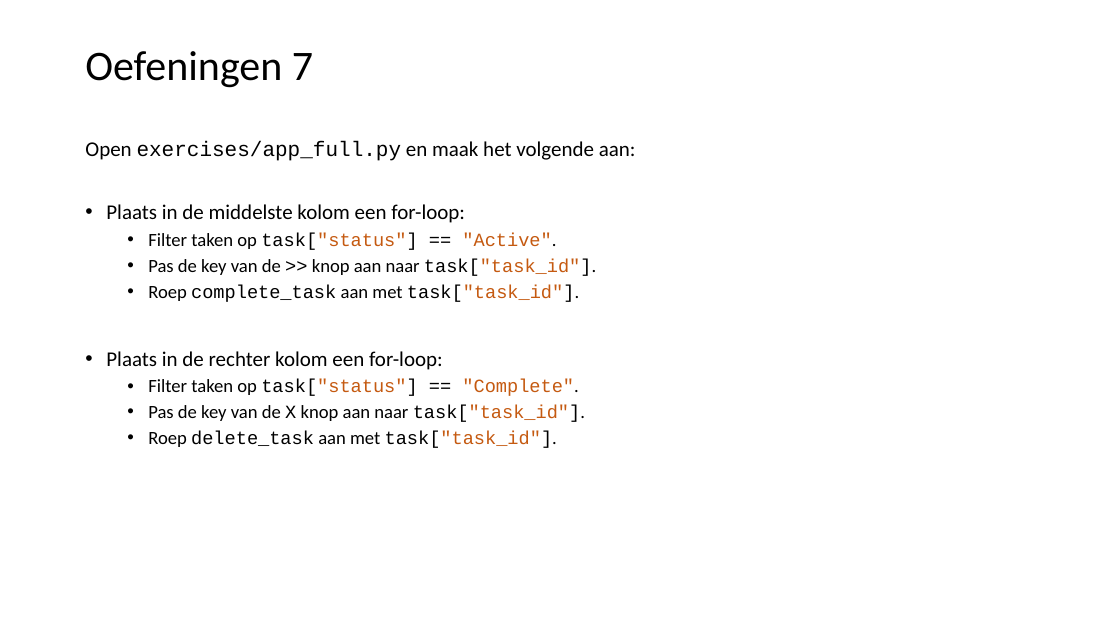
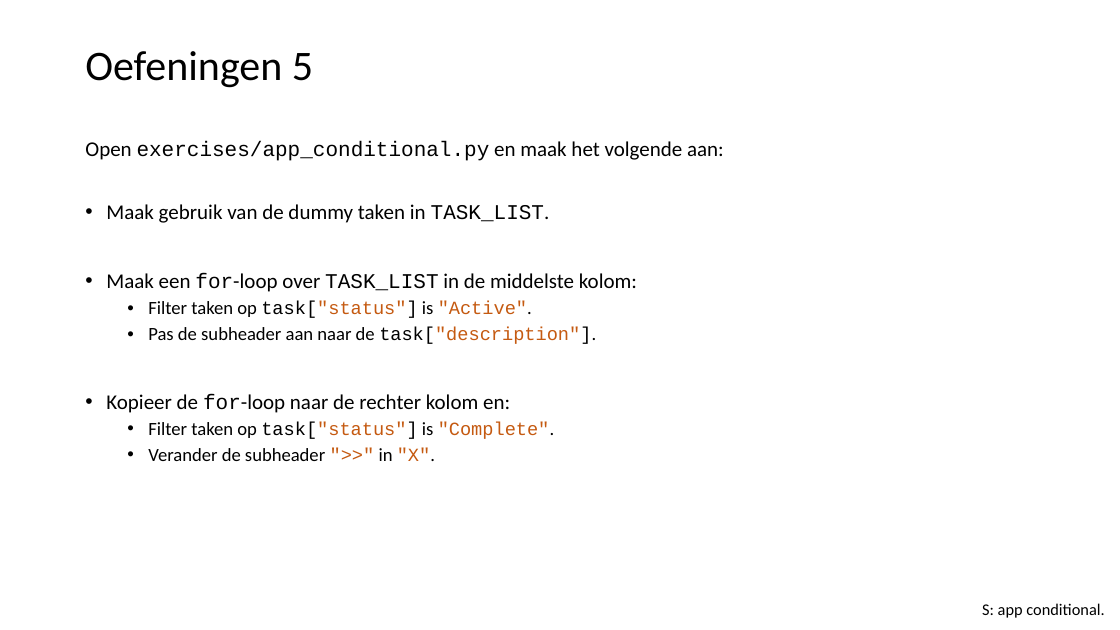
Before and after one commit to LFKoning/knowledge-sharing, a slide deck: slide 36 of python_course_4p/4_api_app/4_api_app.pptx (slide 41 before the commit). Drawn at 1120x630 pixels with LibreOffice and Linux fonts; fonts in the diff are those of the drawing. Boxes give left, top, right and bottom in pixels: in the first picture for what was removed or moved away, otherwise in the second. Text is boxed around its words. In the diff, an @@ line names an element or a change of style, - is before the commit and + after.

```diff
--- a/python_course_4p/4_api_app/4_api_app.pptx
+++ b/python_course_4p/4_api_app/4_api_app.pptx
@@ title at <box>85,51,313,88</box>: text changed @@
-Oefeningen 7
+Oefeningen 5
@@ text at <box>85,141,724,461</box>: text changed; size 16 to 18 pt @@
-Open exercises/app_full.py en maak het volgende aan:
-• Plaats in de middelste kolom een for-loop:
-  • Filter taken op task["status"] == "Active".
-  • Pas de key van de >> knop aan naar task["task_id"].
-  • Roep complete_task aan met task["task_id"].
-• Plaats in de rechter kolom een for-loop:
-  • Filter taken op task["status"] == "Complete".
-  • Pas de key van de X knop aan naar task["task_id"].
-  • Roep delete_task aan met task["task_id"].
+Open exercises/app_conditional.py en maak het volgende aan:
+• Maak gebruik van de dummy taken in TASK_LIST.
+• Maak een for-loop over TASK_LIST in de middelste kolom:
+  • Filter taken op task["status"] is "Active".
+  • Pas de subheader aan naar de task["description"].
+• Kopieer de for-loop naar de rechter kolom en:
+  • Filter taken op task["status"] is "Complete".
+  • Verander de subheader ">>" in "X".
@@ text added at <box>982,603,1104,618</box>, 14 pt, text #000000 @@
+S: app conditional.
```
Also in this commit, not shown: 15 other slides changed, 15 other files.
